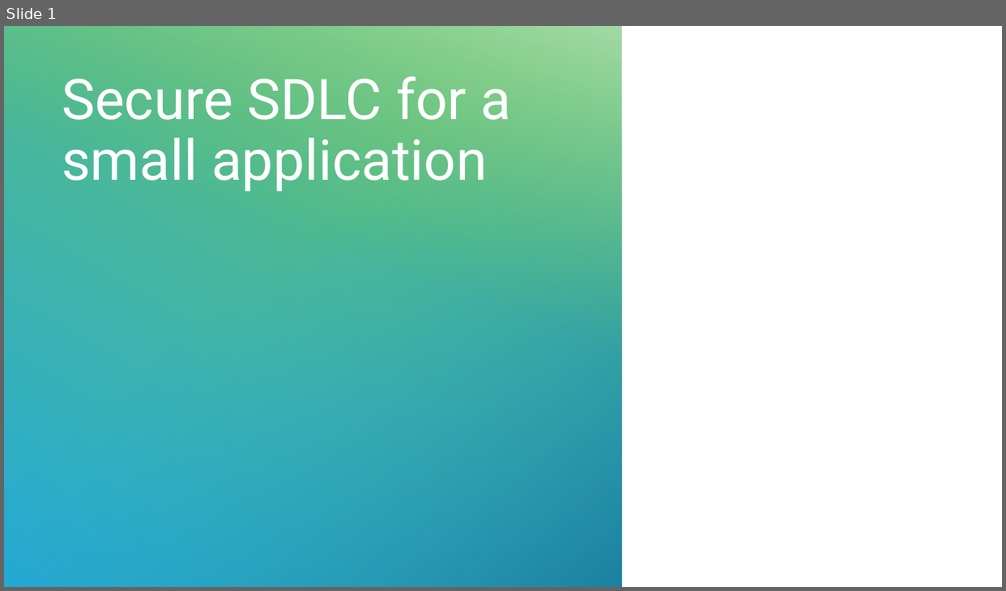
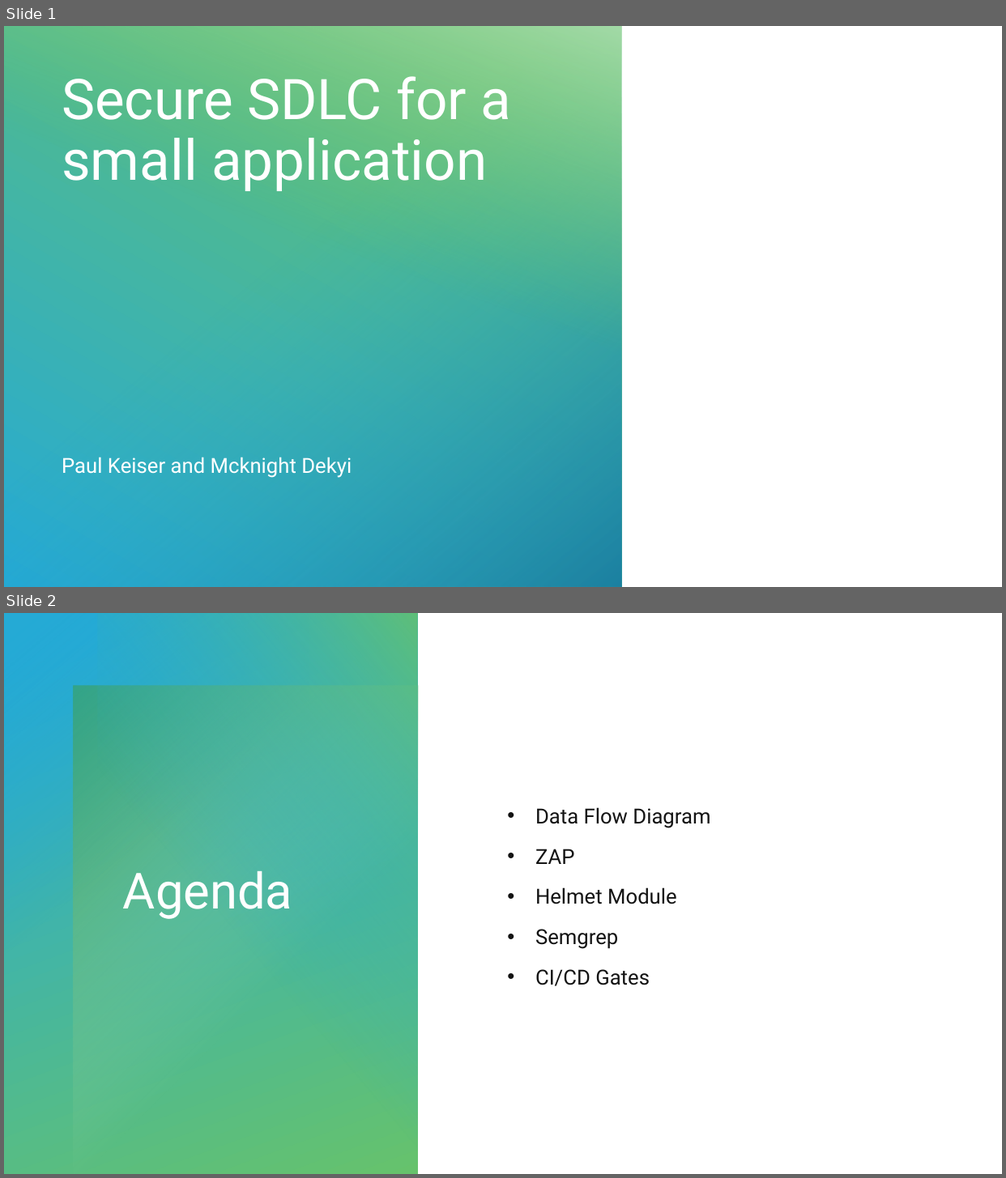
Before and after one commit to PaullyDK/DevSecOpsProjOne, a slide deck: Presentation/proj1.pptx. Shown one above the other, each under a label of ours: slide 1 before the commit, slides 1 and 2 after it. The pictures are 1006x591 and 1006x1178 pixels, drawn with LibreOffice and Linux fonts; fonts in the diff are those of the drawing; background and template pictures are left out. Boxes give left, top, right and bottom in pixels: in the first picture for what was removed or moved away, otherwise in the second. Text is boxed around its words. In the diff, an @@ line names an element or a change of style, - is before the commit and + after.

```diff
--- a/Presentation/proj1.pptx
+++ b/Presentation/proj1.pptx
@@ slide 2 added at [4,613,1002,1174], background #FFFFFF @@
@@ group added at [4,613,418,1174]: 4 rectangles @@
@@ text added at [535,807,710,986], 20 pt, text #131313 @@
+• Data Flow Diagram
+• ZAP
+• Helmet Module
+• Semgrep
+• CI/CD Gates
@@ title added at [123,871,292,919], 48 pt, text #FFFFFF @@
+Agenda
@@ slide 1 changed as well @@
@@ subtitle added at [62,457,351,478], 20 pt, text #FFFFFF @@
+Paul Keiser and Mcknight Dekyi
```
Also in this commit, not shown: 1 other slide changed, 4 slides removed, 3 other files.
